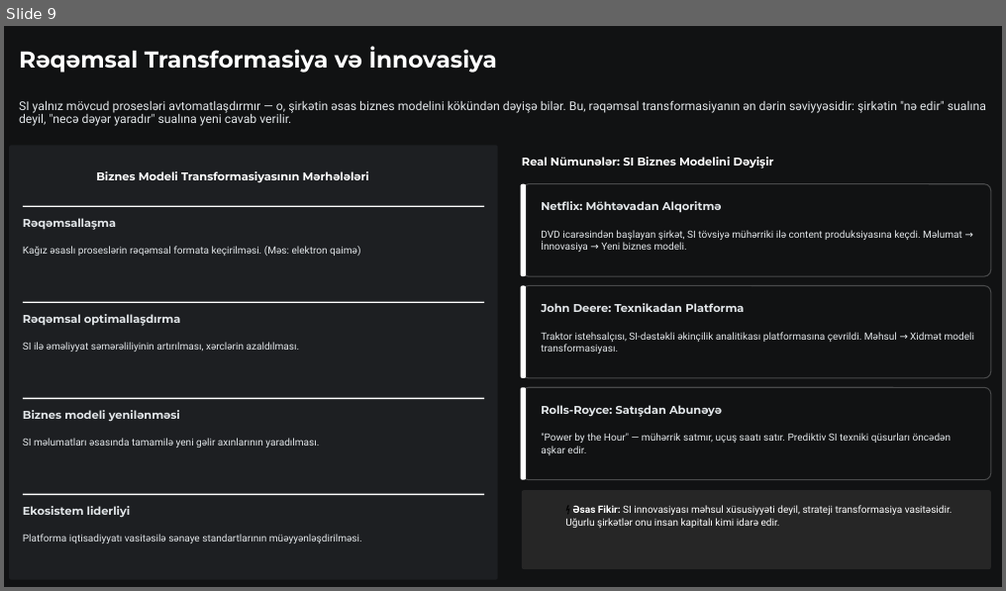
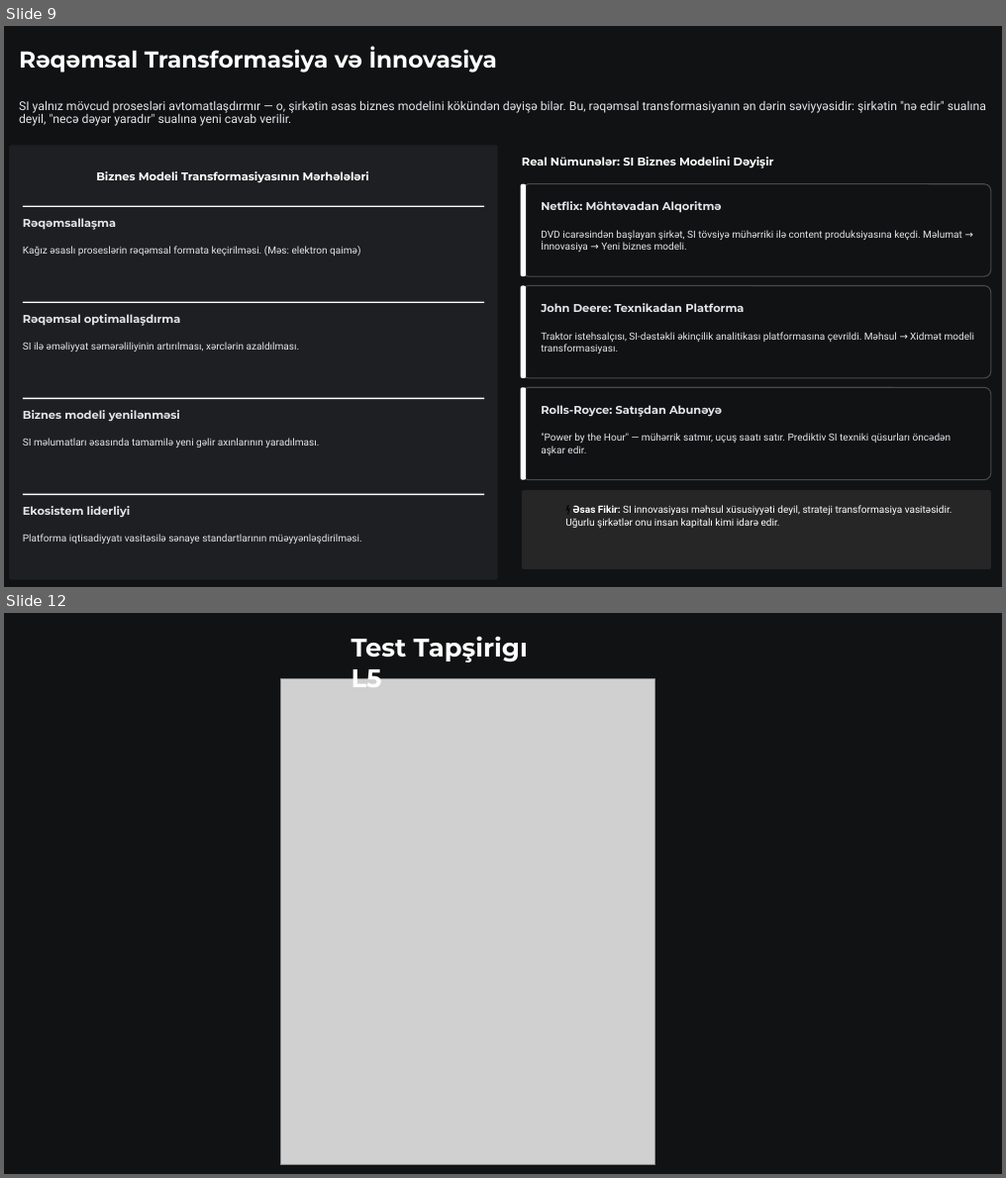
Before and after one commit to oiskenderov/ai-management-course, a slide deck: Seperated/Presentations/L5-Suni-Intellekt-ve-Innovasiya-Menecmenti.pptx. Shown one above the other, each under a label of ours: slide 9 before the commit, slides 9 and 12 after it; the slides between them are not shown. The pictures are 1006x591 and 1006x1178 pixels, drawn with LibreOffice and Linux fonts; fonts in the diff are those of the drawing; grey boxes stand for pictures; background and template pictures are left out. Boxes give left, top, right and bottom in pixels: in the first picture for what was removed or moved away, otherwise in the second. Text is boxed around its words. In the diff, an @@ line names an element or a change of style, - is before the commit and + after.

```diff
--- a/Seperated/Presentations/L5-Suni-Intellekt-ve-Innovasiya-Menecmenti.pptx
+++ b/Seperated/Presentations/L5-Suni-Intellekt-ve-Innovasiya-Menecmenti.pptx
@@ slide 12 added at bbox=[4, 613, 1002, 1174], background #FFFFFF; not listed: 1 template element that a slide beside it also shows @@
@@ text added at bbox=[351, 636, 528, 687], 29.5 pt, text #FFFFFF, bold @@
+Test Tapşirigı L5
@@ picture added at bbox=[280, 678, 654, 1165] @@
```
Also in this commit, not shown: 3 slides changed, 1 other file.
